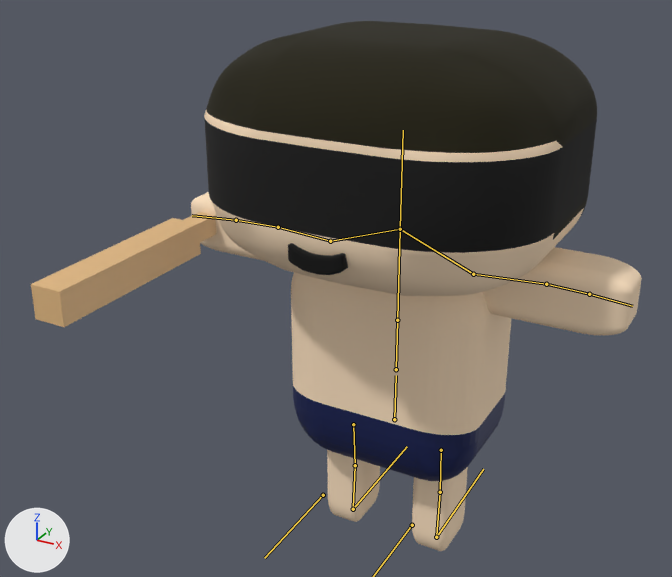
Two versions of the glTF model public/assets/models/playable_character/TomoyaWatermelon.glb, one commit apart.
Both versions are drawn from a 50 mm lens placed at (1.25, -2.76, 2.35), pointed at (-0.14, -0.23, 1.08). The lights are fixed; the arrows at lower left show +X, +Y and +Z. The bones that bend it are drawn over the model as lines.

Names of what the first picture shows: 'Tomoya2'.
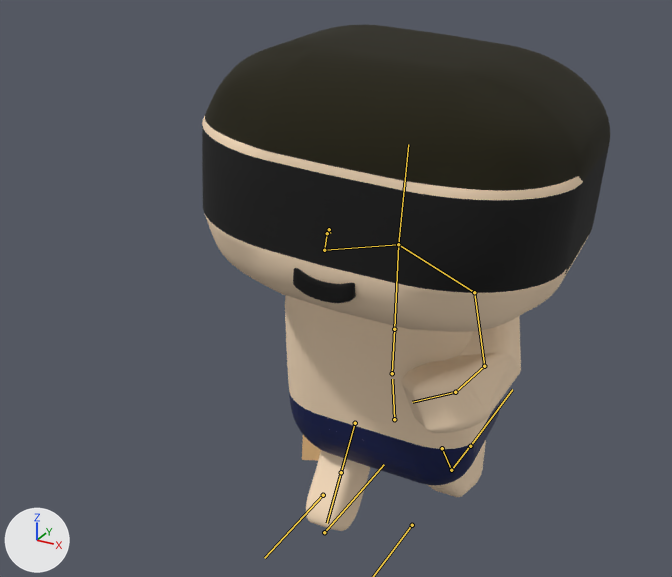
The newer file adds an action. The first version stands in its rest pose; the second is drawn at frame 12 of the action 'Run'.

Location of each change, (x1, y1, x2, y2) in pixels of the pictures (672 x 577 px):
'Tomoya2', posed (33% narrower)
    before: (31, 21, 642, 551)
    after: (202, 25, 610, 531)
bone 'Root', root to tip
    before: (394, 419) to (396, 375)
    after: (394, 419) to (392, 379)
bone 'Spine1', root to tip
    before: (396, 369) to (397, 320)
    after: (392, 373) to (394, 329)
bone 'Head', root to tip
    before: (400, 229) to (403, 130)
    after: (398, 244) to (408, 144)
bone 'UpperArm.L', root to tip
    before: (473, 274) to (546, 284)
    after: (474, 292) to (484, 366)
bone 'Hand.L', root to tip
    before: (546, 284) to (589, 294)
    after: (484, 366) to (455, 392)
bone 'UpperArm.L.003', root to tip
    before: (589, 294) to (632, 306)
    after: (455, 392) to (412, 402)
bone 'UpperArm.R', root to tip
    before: (330, 241) to (278, 227)
    after: (324, 250) to (327, 233)
bone 'UpperLeg.L', root to tip
    before: (441, 450) to (440, 492)
    after: (442, 448) to (451, 470)
bone 'LowerLeg.L', root to tip
    before: (440, 492) to (436, 536)
    after: (451, 470) to (470, 446)
bone 'UpperLeg.R', root to tip
    before: (353, 424) to (355, 465)
    after: (355, 423) to (341, 472)
bone 'LowerLeg.R', root to tip
    before: (355, 465) to (353, 508)
    after: (341, 472) to (327, 523)

The change in detail:
Bone 'Root' (bone_root) turns from (0, 0, 0) to (9, 0, 0) degrees about its own x, y and z.
Bone 'Spine1' (bone_spine1) turns from (0, 0, 0) to (0, 3, -5) degrees about its own x, y and z.
Bone 'Head' (bone_head) turns from (0, 0, 0) to (-7, 0, 0) degrees about its own x, y and z.
Bone 'UpperArm.L' (bone_upperarm_l) turns from (0, 0, 0) to (38, -3, -69) degrees about its own x, y and z.
Bone 'Hand.L' (bone_hand_l) turns from (0, 0, 0) to (38, 22, -23) degrees about its own x, y and z.
Bone 'UpperArm.L.003' (bone_upperarm_l_003) turns from (0, 0, 0) to (-27, 3, -9) degrees about its own x, y and z.
Bone 'UpperArm.R' (bone_upperarm_r) turns from (0, 0, 0) to (-73, -31, 89) degrees about its own x, y and z.
Bone 'UpperLeg.L' (bone_upperleg_l) turns from (0, 0, 0) to (22, 180, 0) degrees about its own x, y and z.
Bone 'LowerLeg.L' (bone_lowerleg_l) turns from (0, 0, 0) to (47, 0, 0) degrees about its own x, y and z.
Bone 'UpperLeg.R' (bone_upperleg_r) turns from (0, 0, 0) to (-47, -180, 0) degrees about its own x, y and z.
Bone 'LowerLeg.R' (bone_lowerleg_r) turns from (0, 0, 0) to (-7, 0, 0) degrees about its own x, y and z.
